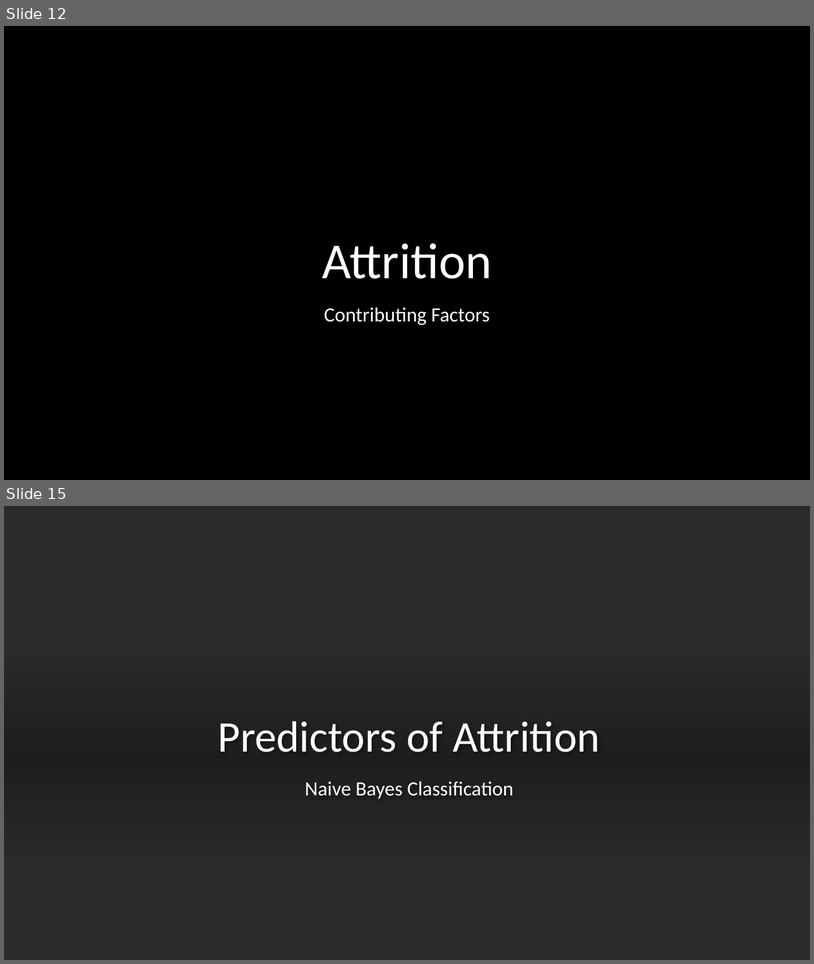
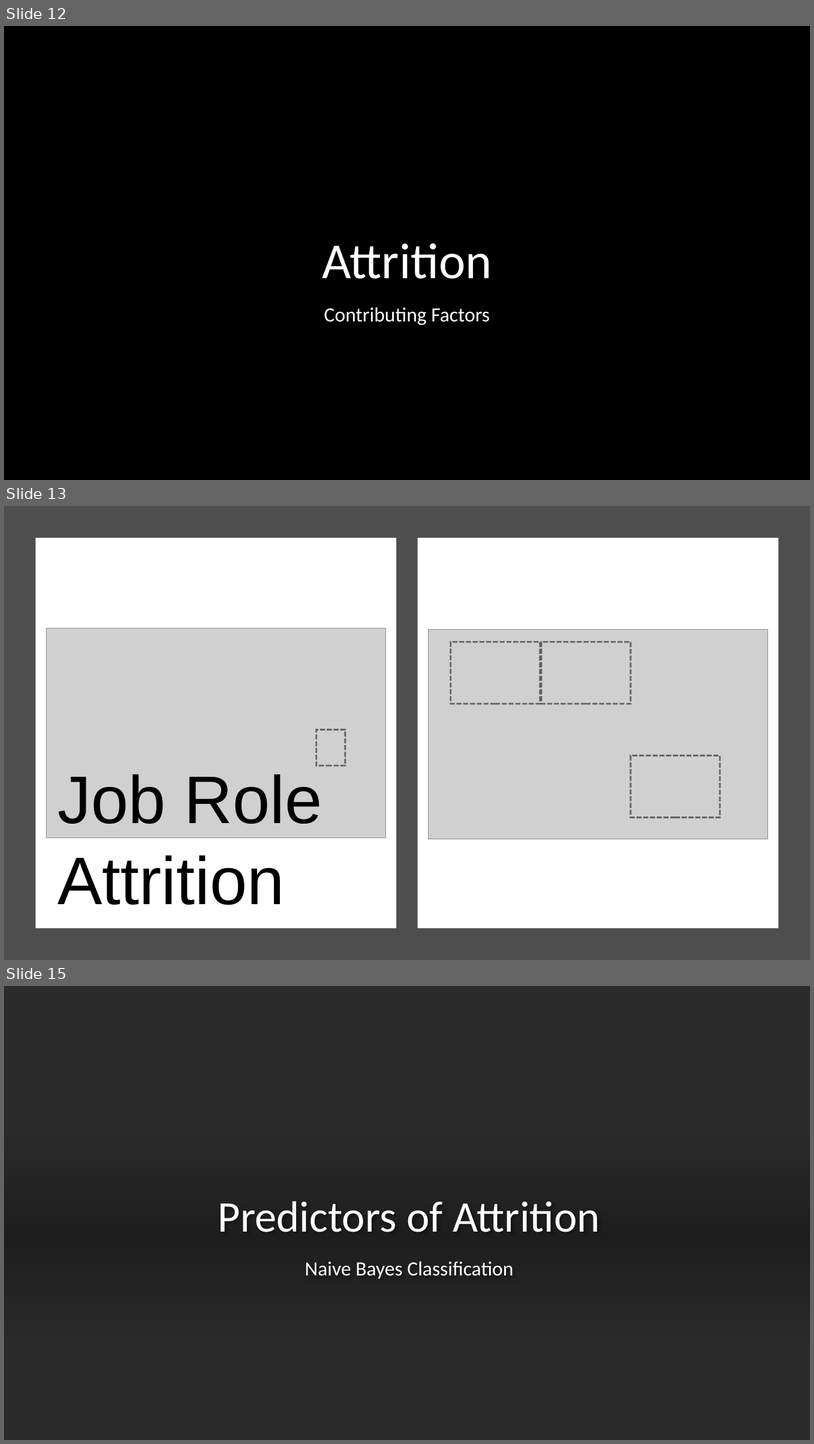
Before and after one commit to jjsmu/CaseStudy2DDS, a slide deck: CaseStudy2.pptx. Shown one above the other, each under a label of ours: slides 12 and 15 before the commit, slides 12, 13 and 15 after it; the slides between them are not shown. The pictures are 814x964 and 814x1444 pixels, drawn with LibreOffice and Linux fonts; fonts in the diff are those of the drawing; grey boxes stand for pictures; background and template pictures are left out; a plain dark background stands for a picture behind light text. Boxes give left, top, right and bottom in pixels: in the first picture for what was removed or moved away, otherwise in the second. Text is boxed around its words. In the diff, an @@ line names an element or a change of style, - is before the commit and + after.

```diff
--- a/CaseStudy2.pptx
+++ b/CaseStudy2.pptx
@@ slide 13 added at (4,506,810,960), background #FFFFFF @@
@@ rectangle added at (4,506,810,960), fill #4E4E4E @@
@@ rectangle added at (35,538,396,928), fill #FFFFFF @@
@@ rectangle added at (418,538,779,928), fill #FFFFFF @@
@@ picture added at (47,628,386,838) @@
@@ picture added at (429,630,768,839) @@
@@ rectangle added at (451,642,540,703), outline #000000 2 pt dashed @@
@@ rectangle added at (542,642,632,703), outline #000000 2 pt dashed @@
@@ rectangle added at (317,729,346,765), outline #000000 2 pt dashed @@
@@ rectangle added at (632,755,721,817), outline #000000 2 pt dashed @@
@@ text added at (57,774,323,904), 80 pt, text #000000 @@
+Job Role
+Attrition
```
Also in this commit, not shown: 4 slides changed, 7 other slides added, 8 slides removed.
